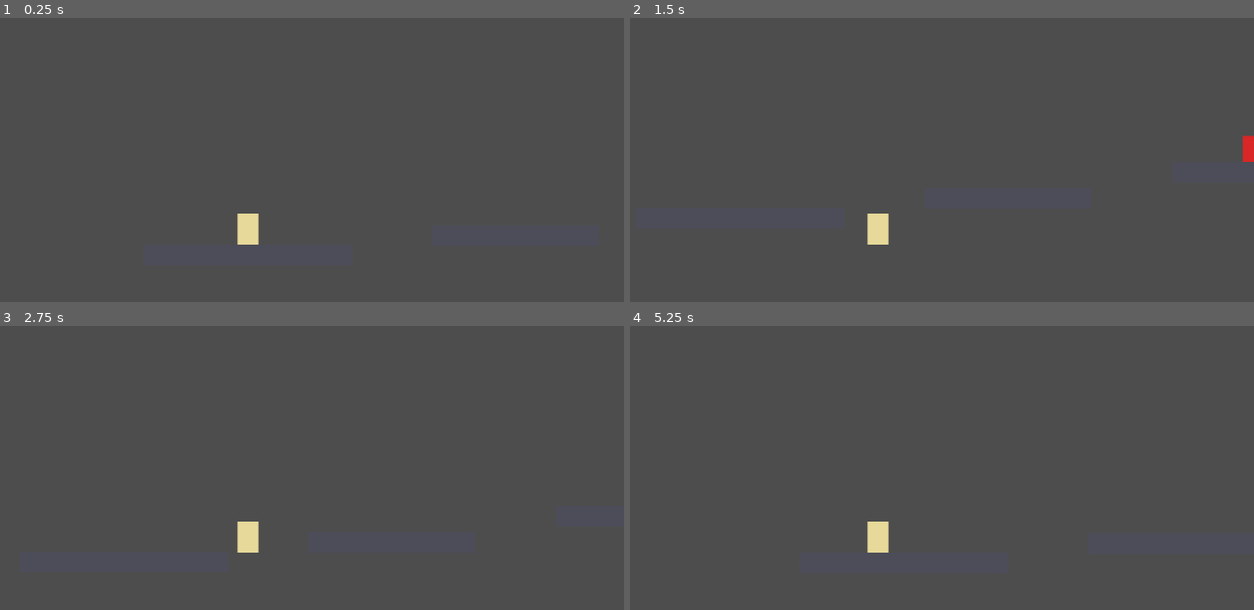
Above: before the commit, frames 1-4 (two rows, left to right).
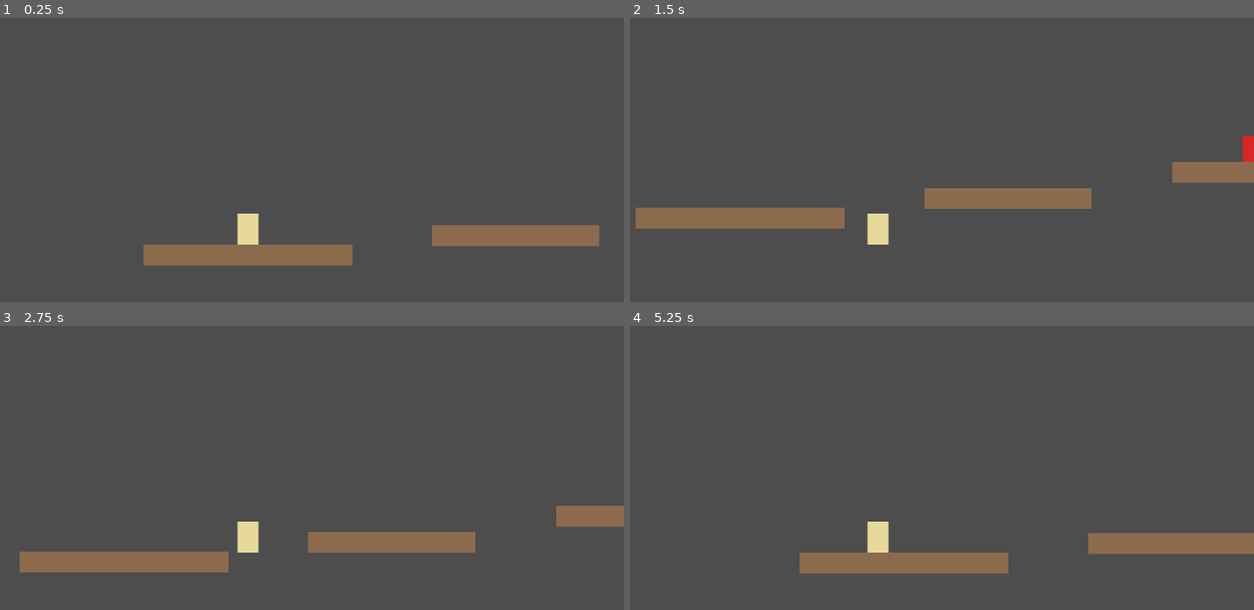
Above: after the commit, the same moments.

Repository: tomi77/exorcist
Game: Godot game, scene res://levels/test_level.tscn
Two runs of this game, one before a commit and one after it. Both use one fixed random seed, a clock stepped at 60 frames per second and the inputs below.
Inputs (mouse positions are in pixels of both pictures, inside the frame that each line leads up to):
- Up to frame 1 (0.25 s): no input
- Up to frame 2 (1.5 s): tap Enter (ui_accept) at 0.5, 0.77 s; move the mouse to (1041, 208) at 0.52 s; hold Right (ui_right) 0.53-1.25 s; hold Shift 0.53-1.25 s; click (1041, 208) at 0.67 s; drag from (729, 250) to (outside the picture) at 1.27 s
- Up to frame 3 (2.75 s): move the mouse to (324, 445) at 2.02 s; hold Right (ui_right) from 2.03 s (still down); tap Ctrl at 2.1 s
- Up to frame 4 (5.25 s): release Right (ui_right) at 2.75 s; drag from (outside the picture) to (654, 473) at 2.77 s; move the mouse to (1104, 601) at 3.52 s; hold Left (ui_left) 3.53-4.25 s; tap Alt at 3.6 s; tap Enter (ui_accept) at 3.77 s; drag from (654, 473) to (767, 431) at 4.27 s; move the mouse to (917, 536) at 5.02 s; hold Left (ui_left) from 5.03 s (still down); hold Shift from 5.03 s (still down); click (917, 536) at 5.17 s

The runs differ from the first frame. In frame 1, 4.5% of the frame differs, in the area x 22-97%, y 72-88%; in frame 2, 5.3%, in the area x 0-100%, y 50-75%; in frame 3, 5.2%; in frame 4, 4.5%.

Commit message:
fix: zwiększ kontrast koloru platform względem tła
Platformy miały kolor (0.3, 0.3, 0.35) niemal identyczny z domyślnym
ciemnoszarym tłem 2D Godota — zlewały się. Zmiana na kamienny brąz
(0.55, 0.42, 0.3) wyraźnie je odcina, pozostając odróżnialnym od
gracza, kolców i markera końca.

Co-Authored-By: Claude Opus 4.8 (1M context) <noreply@anthropic.com>

Diff:
--- a/levels/test_level.tscn
+++ b/levels/test_level.tscn
@@ -40,7 +40,7 @@
 offset_top = -16.0
 offset_right = 160.0
 offset_bottom = 16.0
-color = Color(0.3, 0.3, 0.35, 1)
+color = Color(0.55, 0.42, 0.3, 1)
 
 [node name="Platform2" type="StaticBody2D" parent="."]
 position = Vector2(560, 390)
@@ -53,7 +53,7 @@
 offset_top = -16.0
 offset_right = 128.0
 offset_bottom = 16.0
-color = Color(0.3, 0.3, 0.35, 1)
+color = Color(0.55, 0.42, 0.3, 1)
 
 [node name="Platform3" type="StaticBody2D" parent="."]
 position = Vector2(940, 350)
@@ -66,7 +66,7 @@
 offset_top = -16.0
 offset_right = 128.0
 offset_bottom = 16.0
-color = Color(0.3, 0.3, 0.35, 1)
+color = Color(0.55, 0.42, 0.3, 1)
 
 [node name="Platform4" type="StaticBody2D" parent="."]
 position = Vector2(1320, 400)
@@ -79,7 +79,7 @@
 offset_top = -16.0
 offset_right = 128.0
 offset_bottom = 16.0
-color = Color(0.3, 0.3, 0.35, 1)
+color = Color(0.55, 0.42, 0.3, 1)
 
 [node name="Platform5" type="StaticBody2D" parent="."]
 position = Vector2(1700, 380)
@@ -92,7 +92,7 @@
 offset_top = -16.0
 offset_right = 160.0
 offset_bottom = 16.0
-color = Color(0.3, 0.3, 0.35, 1)
+color = Color(0.55, 0.42, 0.3, 1)
 
 [node name="Spikes" type="Area2D" parent="." groups=["hazard"]]
 position = Vector2(940, 314)
